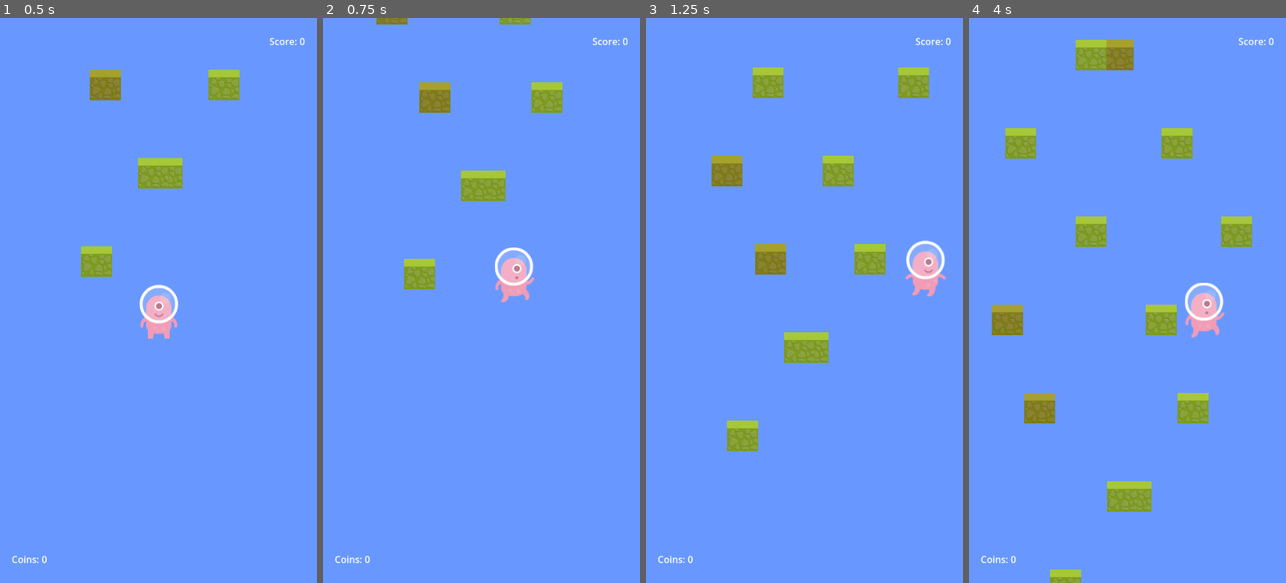
Above: before the commit, frames 1-4 (left to right).
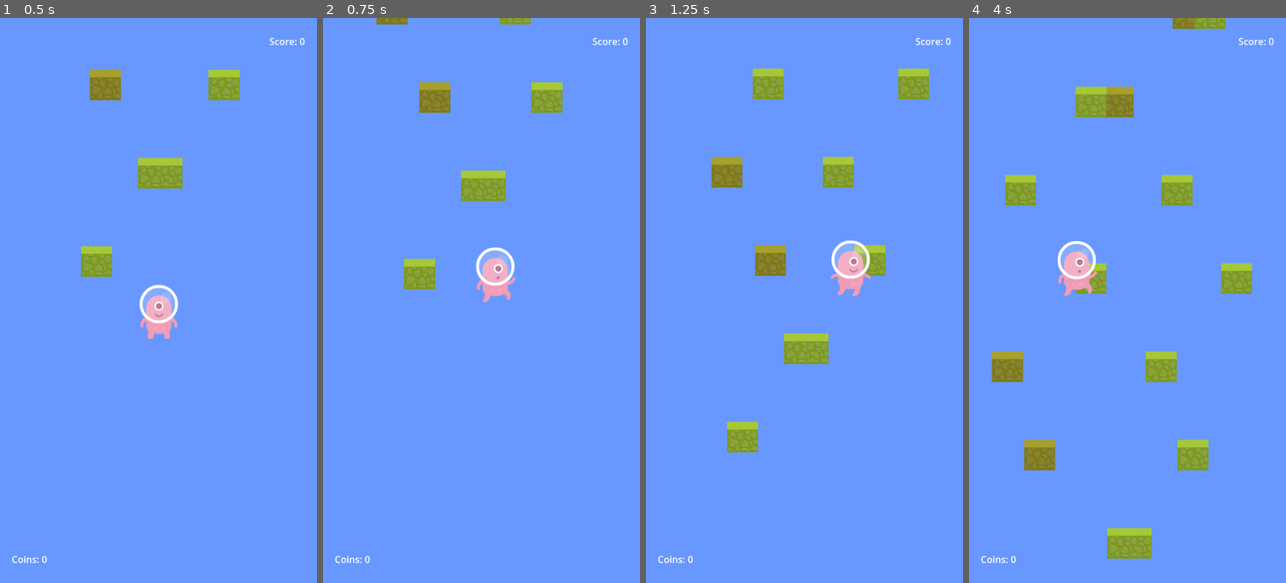
Above: after the commit, the same moments.

Repository: jeanleonhirwa/hopnsplat
Game: Godot game, scene res://scenes/Main.tscn
Two runs of this game, one before a commit and one after it. Both use one fixed random seed, a clock stepped at 60 frames per second and the inputs below.
Inputs (mouse positions are in pixels of both pictures, inside the frame that each line leads up to):
- Up to frame 1 (0.5 s): no input
- Up to frame 2 (0.75 s): move the mouse to (551, 272) at 0.52 s; hold Right (ui_right) from 0.53 s (still down); tap Space (jump_up) at 0.6 s; click (551, 272) at 0.67 s
- Up to frame 3 (1.25 s): keep holding Right (ui_right); tap Space (jump_up) at 0.77, 1.07 s
- Up to frame 4 (4 s): release Right (ui_right) at 1.25 s; drag from (1064, 328) to (1111, 413) at 1.27 s; move the mouse to (1159, 176) at 2.02 s; hold Left (ui_left) 2.03-2.75 s; tap Space (jump_up) at 2.1, 3.6, 3.77 s; drag from (1111, 413) to (1032, 215) at 2.77 s; move the mouse to (1222, 385) at 3.52 s; hold Right (ui_right) from 3.53 s (still down)

Frame 1 is identical in both runs. In frame 2, 1.3% of the frame differs, in the area x 48-67%, y 40-51%; in frame 3, 2.8%; in frame 4, 14%, in the area x 7-90%, y 0-100%.

Commit message:
Seventh commit: Added touch UI

Diff:
--- a/scripts/main.gd
+++ b/scripts/main.gd
@@ -33,6 +33,8 @@
 @onready var score_label = $UILayer/ScoreLabel
 @onready var currency_label = $UILayer/CurrencyLabel
 @onready var combo_label = $UILayer/ComboLabel
+# Audio node (optional - will be null if not present in scene)
+var falling_sound: AudioStreamPlayer
 
 # Game Over Scene
 @export var game_over_scene: PackedScene = preload("res://scenes/GameOver.tscn")
@@ -41,6 +43,13 @@
 func _ready() -> void:
 	# Load saved currency from file
 	load_game_data()
+
+	# Try to get audio node (optional)
+	falling_sound = get_node_or_null("FallingSound")
+
+	# Load falling sound effect if node exists
+	if falling_sound:
+		falling_sound.stream = preload("res://audio/falling.mp3")
 
 	# Connect to player signals
 	if player:
@@ -66,6 +75,10 @@
 func trigger_game_over():
 	current_game_state = GameState.GAME_OVER
 	emit_signal("game_over")
+
+	# Play falling sound effect
+	if falling_sound:
+		falling_sound.play()
 
 	# Stop player movement
 	if player:
--- a/scripts/player.gd
+++ b/scripts/player.gd
@@ -7,14 +7,45 @@
 @export var gravity := 500
 
 @onready var sprite: AnimatedSprite2D = $AnimatedSprite2D
+# Audio nodes (optional - will be null if not present in scene)
+var jump_sound: AudioStreamPlayer
+var danger_sound: AudioStreamPlayer
+
+# Touch control variables
+var is_touching := false
+var touch_start_position := Vector2.ZERO
+var touch_current_position := Vector2.ZERO
+var swipe_threshold := 50.0  # Minimum distance for swipe detection
+var tap_max_duration := 0.3  # Maximum time for tap (vs hold)
+var touch_start_time := 0.0
+var last_jump_time := 0.0
+var jump_cooldown := 0.2  # Prevent accidental double jumps
+
+# Movement variables
 var touch_direction := 0
 var was_on_floor := false
 var platform_velocity := Vector2.ZERO
 var last_platform_position := Vector2.ZERO
 var current_platform: Node2D = null
+var target_x_position := 0.0
+var movement_smoothing := 8.0  # How smoothly player follows touch
 
 func _ready() -> void:
 	set_process_unhandled_input(true)
+
+	# Try to get audio nodes (optional)
+	jump_sound = get_node_or_null("JumpSound")
+	danger_sound = get_node_or_null("DangerSound")
+
+	# Load sound effects if nodes exist
+	if jump_sound:
+		jump_sound.stream = preload("res://audio/jump.mp3")
+	if danger_sound:
+		danger_sound.stream = preload("res://audio/danger-crushing.mp3")
+
+	# Initialize touch target to current position
+	target_x_position = global_position.x
+
 
 
 
@@ -36,8 +67,12 @@
 	# Move player
 	move_and_slide()
 
+	# Handle touch-based jumping (more responsive than input actions)
+	handle_touch_jump(delta)
+
+	# Fallback keyboard controls for testing
 	if Input.is_action_just_pressed("jump_up") and is_on_floor():
-		velocity.y = jump_force  # Jumping up
+		perform_jump()
 
 
 	# Animate based on state
@@ -48,19 +83,22 @@
 	elif velocity.y > 0:
 		sprite.play("fly")  # falling or flying up
 
-	# Horizontal movement (air or ground)
+	# Handle touch-based horizontal movement
+	handle_touch_movement(delta)
+
+	# Fallback keyboard controls for testing
 	var direction := 0
 	if Input.is_action_pressed("ui_left"):
-		direction -= 3
+		direction -= 1
 	if Input.is_action_pressed("ui_right"):
-		direction += 3
-	# Apply horizontal movement with platform consideration
-	if is_on_floor() and current_platform:
-		# Add player input to platform movement
-		velocity.x = (direction * move_speed) + platform_velocity.x
-	else:
-		# Normal air movement
-		velocity.x = direction * move_speed
+		direction += 1
+
+	# Apply movement (touch takes priority over keyboard)
+	if not is_touching:
+		if is_on_floor() and current_platform:
+			velocity.x = (direction * move_speed) + platform_velocity.x
+		else:
+			velocity.x = direction * move_speed
 
 	# Get screen width (works on all phones)
 	var screen_size = get_viewport_rect().size
@@ -69,15 +107,6 @@
 
 
 
-	var is_touching := false
-	if is_touching:
-		var touch_position := Vector2.ZERO
-		var target_x = touch_position.x
-		var current_x = global_position.x
-		var distance = target_x - current_x
-
-		# Smooth follow (you can tweak 10.0 to change how fast it follows)
-		global_position.x += distance * 10.0 * delta
 
 
 
@@ -116,13 +145,69 @@
 		last_platform_position = Vector2.ZERO
 
 func _unhandled_input(event):
-	var _is_touching := false
-	var _touch_position := Vector2.ZERO
+	"""Handle all touch input events for mobile controls"""
 	if event is InputEventScreenTouch:
 		if event.pressed:
-			_is_touching = true
-			_touch_position = event.position
+			# Touch started
+			is_touching = true
+			touch_start_position = event.position
+			touch_current_position = event.position
+			touch_start_time = Time.get_unix_time_from_system()
 		else:
-			_is_touching = false
+			# Touch ended
+			is_touching = false
+			# Handle tap-to-jump logic in handle_touch_jump()
+
 	elif event is InputEventScreenDrag:
-		_touch_position = event.position
+		# Touch moved - update current position for movement
+		if is_touching:
+			touch_current_position = event.position
+
+func perform_jump():
+	"""Perform jump action with sound effect"""
+	if is_on_floor() and Time.get_unix_time_from_system() - last_jump_time > jump_cooldown:
+		velocity.y = jump_force
+		last_jump_time = Time.get_unix_time_from_system()
+		if jump_sound:
+			jump_sound.play()
+
+func handle_touch_jump(_delta):
+	"""Handle touch-based jumping with tap detection"""
+	# Check for quick tap to jump
+	if not is_touching and touch_start_time > 0:
+		var touch_duration = Time.get_unix_time_from_system() - touch_start_time
+		if touch_duration <= tap_max_duration:
+			# This was a tap - perform jump
+			perform_jump()
+		touch_start_time = 0.0
+
+func handle_touch_movement(delta):
+	"""Handle smooth touch-based horizontal movement"""
+	if is_touching:
+		# Convert touch position to world coordinates
+		var screen_size = get_viewport_rect().size
+		target_x_position = touch_current_position.x
+
+		# Clamp target position to screen bounds with margins
+		var margin = 50
+		target_x_position = clamp(target_x_position, margin, screen_size.x - margin)
+
+		# Smooth movement towards touch position
+		var distance_to_target = target_x_position - global_position.x
+		var movement_speed = move_speed * movement_smoothing
+
+		# Apply movement with platform consideration
+		if is_on_floor() and current_platform:
+			velocity.x = (distance_to_target * movement_speed * delta) + platform_velocity.x
+		else:
+			velocity.x = distance_to_target * movement_speed * delta
+
+		# Limit maximum velocity for better control
+		velocity.x = clamp(velocity.x, -move_speed * 2, move_speed * 2)
+
+func _on_splat_obstacle_hit(_obstacle):
+	"""Handle collision with splat obstacle"""
+	if danger_sound:
+		danger_sound.play()
+	# Trigger game over or damage logic here
+	get_node("/root/Main").trigger_game_over()
--- a/scripts/splat_obstacle.gd
+++ b/scripts/splat_obstacle.gd
@@ -95,17 +95,13 @@
 		# Trigger splat effect
 		trigger_splat(body)
 
-func trigger_splat(_player):
+func trigger_splat(player):
 	"""Trigger the splat effect and game over"""
 	print("SPLAT! Player hit obstacle of type: ", SplatType.keys()[splat_type])
 
-	# Get the main game manager
-	var main_game = get_tree().get_first_node_in_group("game_manager")
-	if not main_game:
-		main_game = get_node("/root/Main")
-
-	if main_game and main_game.has_method("trigger_game_over"):
-		main_game.trigger_game_over()
+	# Play danger sound through player
+	if player.has_method("_on_splat_obstacle_hit"):
+		player._on_splat_obstacle_hit(self)
 
 	# Optional: Add splat visual effect here
 	create_splat_effect()
--- /dev/null
+++ b/scripts/touch_ui.gd
@@ -0,0 +1,122 @@
+extends Control
+
+# Visual touch feedback UI for mobile controls
+@onready var touch_indicator: Control = $TouchIndicator
+@onready var jump_hint: Label = $JumpHint
+@onready var move_hint: Label = $MoveHint
+
+var player: CharacterBody2D
+var touch_circle: ColorRect
+var is_showing_hints := true
+var hint_fade_timer := 0.0
+var hint_display_duration := 8.0  # Show hints for 8 seconds
+
+func _ready():
+	# Find player reference
+	player = get_node("../Player")
+
+	# Create touch indicator circle
+	create_touch_indicator()
+
+	# Set up hint labels
+	setup_hint_labels()
+
+	# Start hint fade timer
+	hint_fade_timer = hint_display_duration
+
+func create_touch_indicator():
+	"""Create visual touch feedback circle"""
+	touch_circle = ColorRect.new()
+	touch_circle.size = Vector2(60, 60)
+	touch_circle.color = Color(1, 1, 1, 0.3)  # Semi-transparent white
+	touch_circle.visible = false
+
+	# Make it circular by setting corner radius
+	var style_box = StyleBoxFlat.new()
+	style_box.corner_radius_top_left = 30
+	style_box.corner_radius_top_right = 30
+	style_box.corner_radius_bottom_left = 30
+	style_box.corner_radius_bottom_right = 30
+	style_box.bg_color = Color(0.2, 0.8, 1.0, 0.4)  # Light blue
+
+	# Create a Panel instead for better styling
+	var touch_panel = Panel.new()
+	touch_panel.size = Vector2(60, 60)
+	touch_panel.add_theme_stylebox_override("panel", style_box)
+	touch_panel.visible = false
+	touch_panel.name = "TouchIndicator"
+
+	add_child(touch_panel)
+	touch_circle = touch_panel
+
+func setup_hint_labels():
+	"""Set up instructional hint labels"""
+	# Jump hint
+	jump_hint = Label.new()
+	jump_hint.text = "TAP to JUMP"
+	jump_hint.add_theme_font_size_override("font_size", 24)
+	jump_hint.add_theme_color_override("font_color", Color(1, 1, 0, 0.8))  # Yellow
+	jump_hint.position = Vector2(get_viewport().size.x / 2 - 60, get_viewport().size.y - 150)
+	jump_hint.name = "JumpHint"
+	add_child(jump_hint)
+
+	# Move hint
+	move_hint = Label.new()
+	move_hint.text = "TOUCH & DRAG to MOVE"
+	move_hint.add_theme_font_size_override("font_size", 20)
+	move_hint.add_theme_color_override("font_color", Color(0, 1, 1, 0.8))  # Cyan
+	move_hint.position = Vector2(get_viewport().size.x / 2 - 90, get_viewport().size.y - 120)
+	move_hint.name = "MoveHint"
+	add_child(move_hint)
+
+func _process(delta):
+	# Update touch indicator position
+	if player and player.is_touching:
+		show_touch_indicator(player.touch_current_position)
+	else:
+		hide_touch_indicator()
+
+	# Handle hint fade out
+	if is_showing_hints:
+		hint_fade_timer -= delta
+		if hint_fade_timer <= 0:
+			fade_out_hints()
+		elif hint_fade_timer <= 2.0:  # Start fading 2 seconds before hiding
+			var alpha = hint_fade_timer / 2.0
+			jump_hint.modulate.a = alpha
+			move_hint.modulate.a = alpha
+
+func show_touch_indicator(touch_pos: Vector2):
+	"""Show visual feedback at touch position"""
+	if touch_circle:
+		touch_circle.visible = true
+		touch_circle.position = touch_pos - touch_circle.size / 2
+
+		# Add pulse effect
+		var scale_factor = 1.0 + sin(Time.get_time_dict_from_system()["unix"] * 8) * 0.1
+		touch_circle.scale = Vector2(scale_factor, scale_factor)
+
+func hide_touch_indicator():
+	"""Hide touch indicator"""
+	if touch_circle:
+		touch_circle.visible = false
+
+func fade_out_hints():
+	"""Fade out instructional hints"""
+	is_showing_hints = false
+	var tween = create_tween()
+	tween.parallel().tween_property(jump_hint, "modulate:a", 0.0, 1.0)
+	tween.parallel().tween_property(move_hint, "modulate:a", 0.0, 1.0)
+	tween.tween_callback(func():
+		jump_hint.visible = false
+		move_hint.visible = false
+	)
+
+func show_hints_temporarily():
+	"""Show hints again temporarily (e.g., after game restart)"""
+	is_showing_hints = true
+	hint_fade_timer = hint_display_duration
+	jump_hint.visible = true
+	move_hint.visible = true
+	jump_hint.modulate.a = 1.0
+	move_hint.modulate.a = 1.0
Not shown, added: audio/falling.mp3.import
Not shown, added: scripts/touch_ui.gd.uid
Not shown, added: audio/falling.mp3
